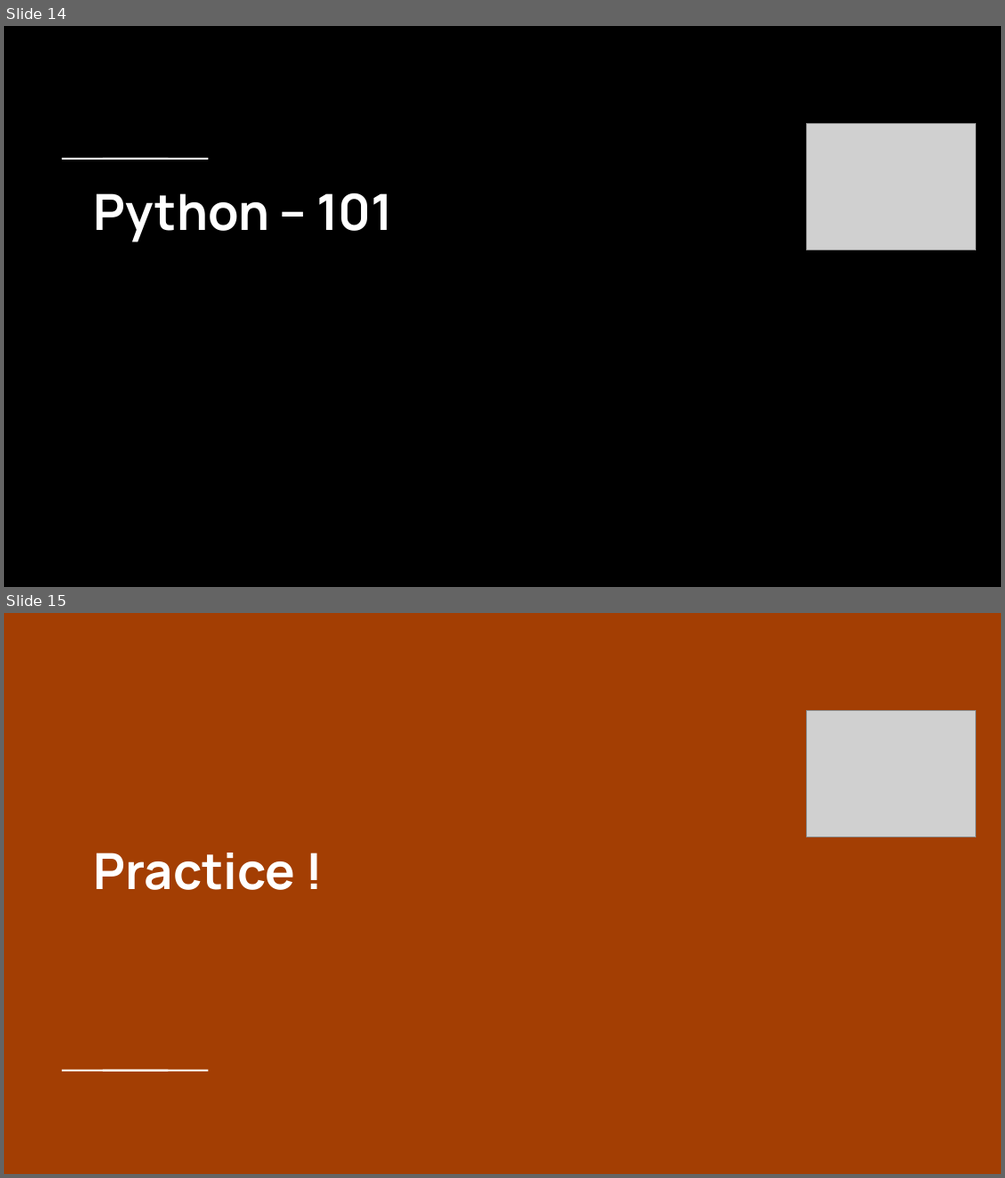
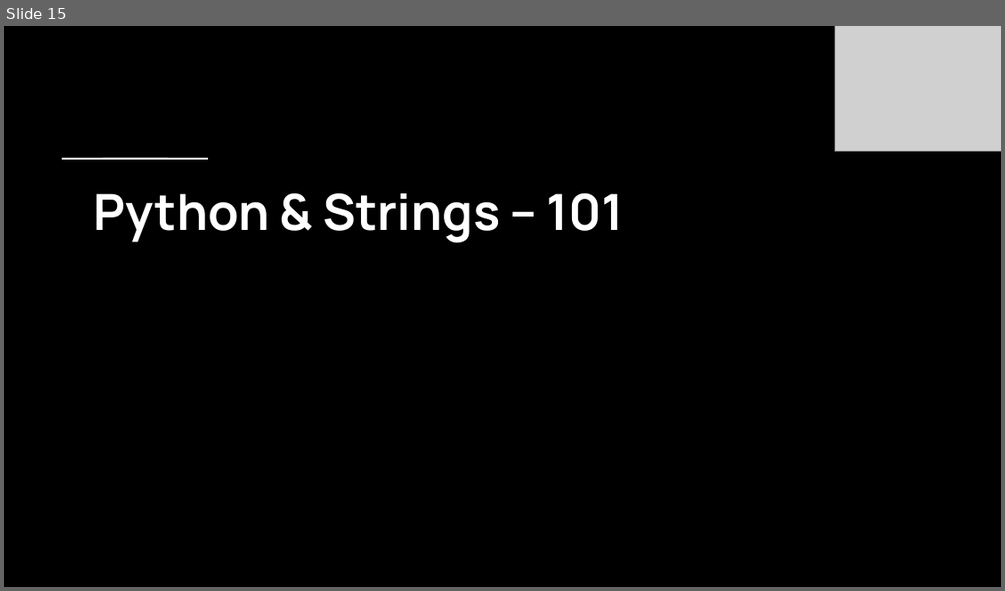
Before and after one commit to AlexandreGazagnes/CentraleSupElec-NLP-Public-Resources, a slide deck: sessions/01-Day/011-Morning/011-01-Presentation.pptx. Shown one above the other, each under a label of ours: slides 14 and 15 before the commit, slide 15 after it. The pictures are 1005x1178 and 1005x591 pixels, drawn with LibreOffice and Linux fonts; fonts in the diff are those of the drawing; grey boxes stand for pictures. Boxes give left, top, right and bottom in pixels: in the first picture for what was removed or moved away, otherwise in the second. Text is boxed around its words. In the diff, an @@ line names an element or a change of style, - is before the commit and + after.

```diff
--- a/sessions/01-Day/011-Morning/011-01-Presentation.pptx
+++ b/sessions/01-Day/011-Morning/011-01-Presentation.pptx
@@ slide 15 removed at <box>4,613,1001,1174</box>, background #A33E03 @@
@@ picture removed at <box>807,711,976,837</box> @@
@@ title removed at <box>94,852,296,890</box> @@
-Practice !
@@ rectangle removed at <box>61,1069,168,1071</box> @@
@@ rectangle removed at <box>103,1070,209,1071</box> @@
@@ what was slide 14 is now slide 15 @@
@@ slide 15 changed as well @@
@@ picture: place and size @@
-picture at <box>807,124,976,250</box>
+picture at <box>834,26,1001,151</box>
@@ title at <box>94,193,623,242</box>: text changed @@
-Python – 101
+Python & Strings – 101
```
Also in this commit, not shown: 14 other slides changed, 1 slide added, 1 other slide removed, 8 other files.
